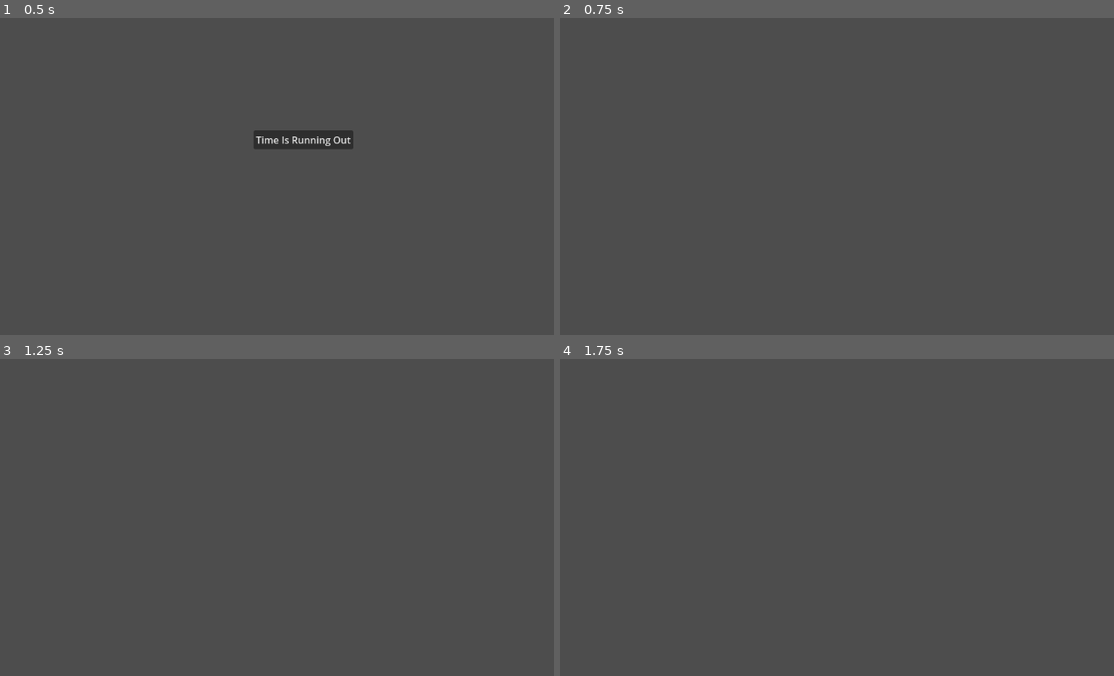
Above: before the commit, frames 1-4 (two rows, left to right).
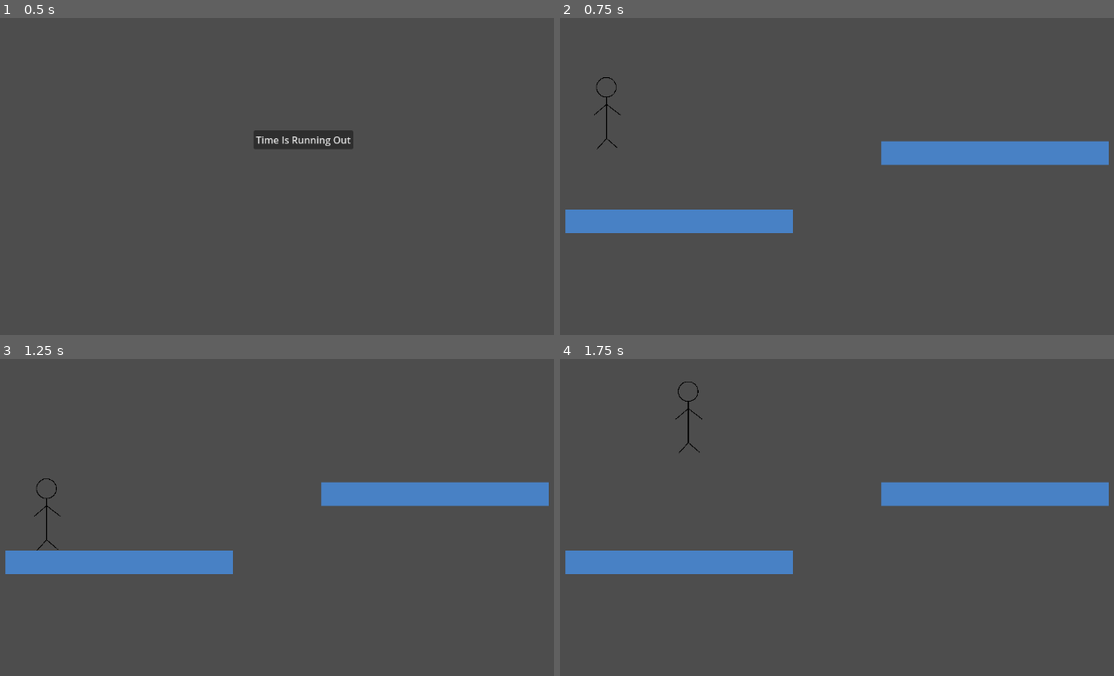
Above: after the commit, the same moments.

Repository: JuvenalSantiso/GameJam_TIRO
Game: Godot game, scene res://ui/main_menu.tscn
Same seed, same stepped clock (60 frames per second), same inputs: the game is played once before the commit and once after it.
Inputs:
- Up to frame 1 (0.5 s): no input
- Up to frame 2 (0.75 s): click "Time Is Running Out" at 0.5 s
- Up to frame 3 (1.25 s): no input
- Up to frame 4 (1.75 s): tap Enter at 1.25 s; hold D (right, bound only after the commit) from 1.28 s (still down); tap Space (jump, bound only after the commit) at 1.35, 1.52 s

Frame 1 is identical in both runs. In frame 2, 6.3% of the frame differs, in the area x 0-100%, y 18-68%; in frame 3, 6.3%; in frame 4, 6.3%, in the area x 0-100%, y 7-68%.

Commit message:
First trying to do basic mechanic if buffering movements

Diff:
--- /dev/null
+++ b/globals/GameManager.gd
@@ -0,0 +1,11 @@
+extends Node
+
+
+# Called when the node enters the scene tree for the first time.
+func _ready():
+	pass # Replace with function body.
+
+
+# Called every frame. 'delta' is the elapsed time since the previous frame.
+func _process(delta):
+	pass
--- a/levels/level_0.tscn
+++ b/levels/level_0.tscn
@@ -1,3 +1,37 @@
-[gd_scene format=3 uid="uid://cjhthc8hewvth"]
+[gd_scene load_steps=3 format=3 uid="uid://cjhthc8hewvth"]
+
+[ext_resource type="PackedScene" uid="uid://cckq2qkeyspce" path="res://player/player.tscn" id="1_rjlue"]
+
+[sub_resource type="RectangleShape2D" id="RectangleShape2D_ujqcn"]
+size = Vector2(374.5, 37)
 
 [node name="Level0" type="Node2D"]
+
+[node name="StaticBody2D2" type="StaticBody2D" parent="."]
+position = Vector2(606, 327)
+collision_layer = 2
+
+[node name="ColorRect2" type="ColorRect" parent="StaticBody2D2"]
+offset_right = 376.0
+offset_bottom = 39.0
+color = Color(0.282353, 0.505882, 0.772549, 1)
+
+[node name="CollisionShape2D" type="CollisionShape2D" parent="StaticBody2D2"]
+position = Vector2(187.75, 19.5)
+shape = SubResource("RectangleShape2D_ujqcn")
+
+[node name="StaticBody2D" type="StaticBody2D" parent="."]
+position = Vector2(84, 440)
+collision_layer = 2
+
+[node name="ColorRect" type="ColorRect" parent="StaticBody2D"]
+offset_right = 376.0
+offset_bottom = 39.0
+color = Color(0.282353, 0.505882, 0.772549, 1)
+
+[node name="CollisionShape2D" type="CollisionShape2D" parent="StaticBody2D"]
+position = Vector2(187.75, 19.5)
+shape = SubResource("RectangleShape2D_ujqcn")
+
+[node name="Player" parent="." instance=ExtResource("1_rjlue")]
+position = Vector2(152, 268)
--- /dev/null
+++ b/player/player.tscn
@@ -0,0 +1,30 @@
+[gd_scene load_steps=5 format=3 uid="uid://cckq2qkeyspce"]
+
+[ext_resource type="Script" path="res://player/scripts/player.gd" id="1_o0jok"]
+[ext_resource type="Texture2D" uid="uid://1wx803hmcd0b" path="res://resources/player.png" id="2_i788b"]
+[ext_resource type="Script" path="res://player/scripts/Actions.gd" id="3_58v1o"]
+
+[sub_resource type="CapsuleShape2D" id="CapsuleShape2D_plu3g"]
+radius = 17.0
+height = 122.0
+
+[node name="Player" type="CharacterBody2D"]
+collision_mask = 2
+script = ExtResource("1_o0jok")
+
+[node name="CollisionShape2D" type="CollisionShape2D" parent="."]
+position = Vector2(0, -3)
+shape = SubResource("CapsuleShape2D_plu3g")
+
+[node name="Body" type="Sprite2D" parent="."]
+texture_filter = 1
+scale = Vector2(0.25, 0.25)
+texture = ExtResource("2_i788b")
+
+[node name="DeathTimer" type="Timer" parent="."]
+wait_time = 5.0
+
+[node name="Actions" type="Node" parent="."]
+script = ExtResource("3_58v1o")
+
+[connection signal="timeout" from="DeathTimer" to="." method="_on_death_timer_timeout"]
--- /dev/null
+++ b/player/scripts/Actions.gd
@@ -0,0 +1,19 @@
+extends Node
+class_name Actions
+
+var action_buffer: Array = []
+var elapsed_time: float = 0
+
+class Action:
+	var action: String
+	var elapsed_time: float
+	var delta: float
+
+func capture_input(action: String, delta: float):
+	elapsed_time += delta
+
+	var new_action = Action.new()
+	new_action.action = action
+	new_action.elapsed_time = elapsed_time * delta
+	new_action.delta = delta
+	action_buffer.append(new_action)
--- /dev/null
+++ b/player/scripts/player.gd
@@ -0,0 +1,75 @@
+extends CharacterBody2D
+
+@onready var death_timer: Timer = $DeathTimer
+@onready var buffer_actions: Actions = $Actions
+
+const SPEED = 300.0
+const JUMP_VELOCITY = -600.0
+
+# Get the gravity from the project settings to be synced with RigidBody nodes.
+var gravity = ProjectSettings.get_setting("physics/2d/default_gravity")
+
+var initial_position: Vector2
+
+func reset_player():
+	position = initial_position
+	set_velocity(Vector2(0,0))
+
+func replay_actions():
+	for action in buffer_actions.action_buffer:
+		await get_tree().create_timer(action.delta).timeout
+		execute_action(action.action, action.elapsed_time)
+
+func execute_action(action: String, delta: float):
+	var input_action = action
+
+	if not is_on_floor():
+		velocity.y += gravity * delta
+
+	if input_action == "jump" and is_on_floor():
+		velocity.y = JUMP_VELOCITY
+
+	var direction = 0
+	if input_action == "left":
+		direction = -1
+	if input_action == "right":
+		direction = 1
+
+	if direction:
+		velocity.x = direction * SPEED
+	else:
+		velocity.x = move_toward(velocity.x, 0, SPEED)
+
+	move_and_slide()
+
+func _ready():
+	initial_position = position
+	print(initial_position)
+	death_timer.start()
+
+func _physics_process(delta):
+	if not is_on_floor():
+		velocity.y += gravity * delta
+
+	if Input.is_action_just_pressed("jump") and is_on_floor():
+		buffer_actions.capture_input("jump", delta)
+		velocity.y = JUMP_VELOCITY
+
+	var direction = Input.get_axis("left", "right")
+	if direction < 0:
+		buffer_actions.capture_input("left", delta)
+	if direction > 0:
+		buffer_actions.capture_input("right", delta)
+
+	if direction:
+		velocity.x = direction * SPEED
+	else:
+		velocity.x = move_toward(velocity.x, 0, SPEED)
+
+	move_and_slide()
+
+
+func _on_death_timer_timeout():
+	reset_player()
+	death_timer.start()
+	replay_actions()
--- a/project.godot
+++ b/project.godot
@@ -14,3 +14,26 @@
 run/main_scene="res://ui/main_menu.tscn"
 config/features=PackedStringArray("4.2", "Forward Plus")
 config/icon="res://icon.svg"
+
+[input]
+
+left={
+"deadzone": 0.5,
+"events": [Object(InputEventKey,"resource_local_to_scene":false,"resource_name":"","device":0,"window_id":0,"alt_pressed":false,"shift_pressed":false,"ctrl_pressed":false,"meta_pressed":false,"pressed":false,"keycode":0,"physical_keycode":65,"key_label":0,"unicode":0,"echo":false,"script":null)
+]
+}
+right={
+"deadzone": 0.5,
+"events": [Object(InputEventKey,"resource_local_to_scene":false,"resource_name":"","device":-1,"window_id":0,"alt_pressed":false,"shift_pressed":false,"ctrl_pressed":false,"meta_pressed":false,"pressed":false,"keycode":0,"physical_keycode":68,"key_label":0,"unicode":100,"echo":false,"script":null)
+]
+}
+jump={
+"deadzone": 0.5,
+"events": [Object(InputEventKey,"resource_local_to_scene":false,"resource_name":"","device":-1,"window_id":0,"alt_pressed":false,"shift_pressed":false,"ctrl_pressed":false,"meta_pressed":false,"pressed":false,"keycode":0,"physical_keycode":32,"key_label":0,"unicode":32,"echo":false,"script":null)
+]
+}
+
+[layer_names]
+
+2d_physics/layer_1="player"
+2d_physics/layer_2="walls"
Binary file added: resources/player.png
Not shown, added: resources/player.png.import
Binary file added: resources/tile_0002.png
Not shown, added: resources/tile_0002.png.import
Not shown, added: player/plaC962.tmp
Not shown, added: player/plaDB68.tmp
Not shown, added: player/plaE97D.tmp
